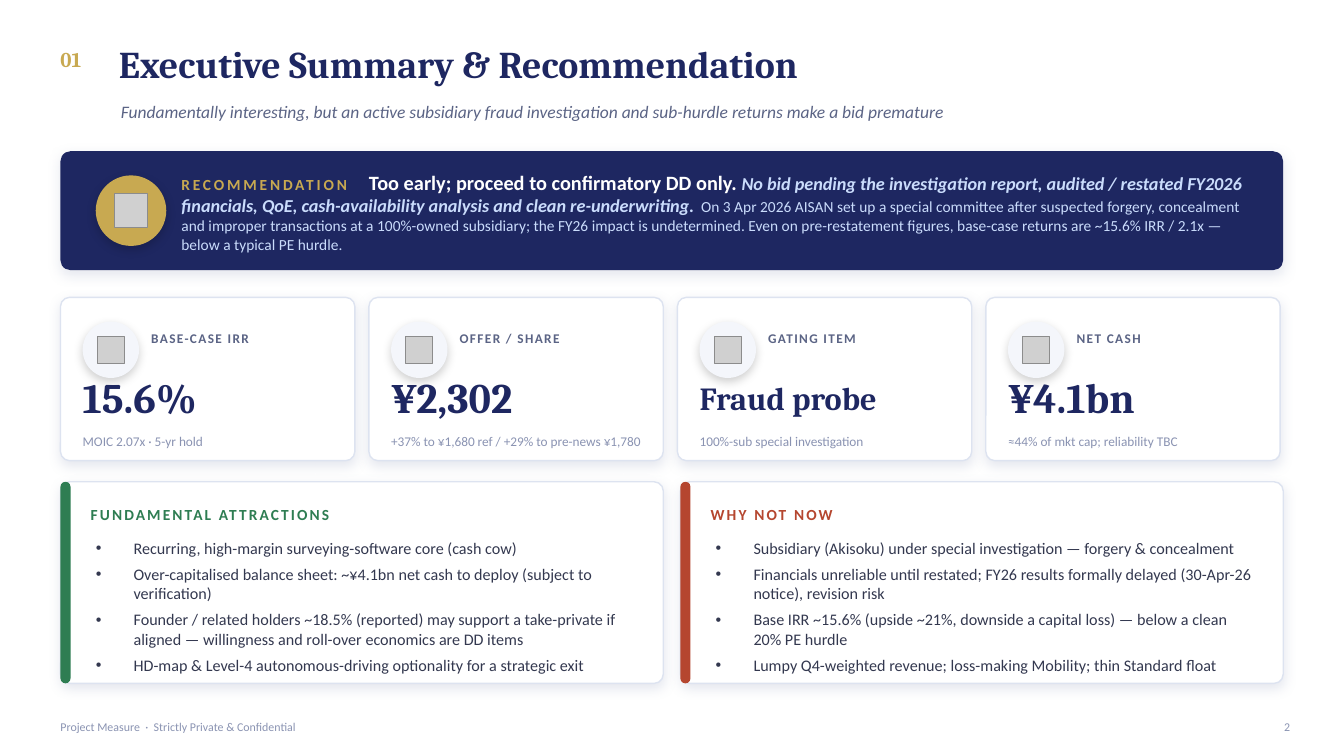
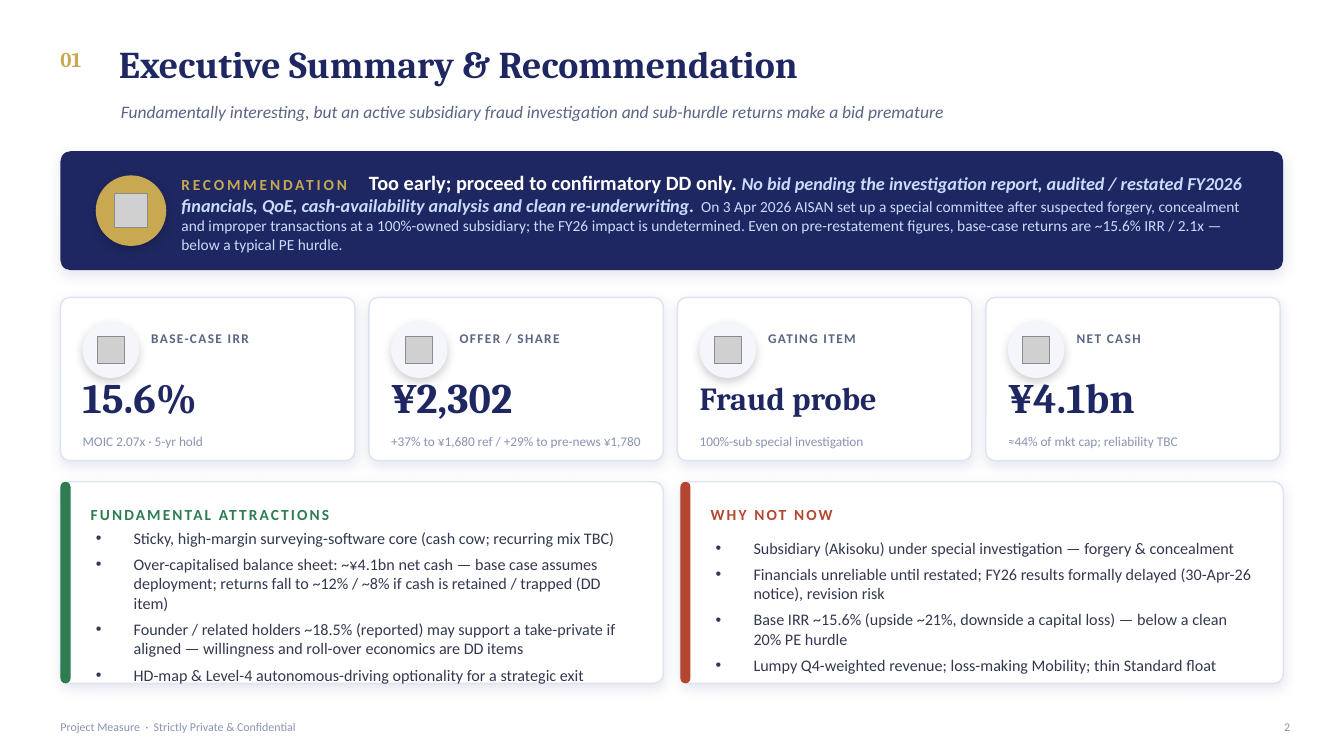
Before and after one commit to ankimo1210/projects, a slide deck: slide 2 of aisan_lbo_case/docs/AISAN_4667_Take_Private_Case_Study.pptx. Drawn at 1344x756 pixels with LibreOffice and Linux fonts; fonts in the diff are those of the drawing; grey boxes stand for pictures. Boxes give left, top, right and bottom in pixels: in the first picture for what was removed or moved away, otherwise in the second. Text is boxed around its words. In the diff, an @@ line names an element or a change of style, - is before the commit and + after.

```diff
--- a/aisan_lbo_case/docs/AISAN_4667_Take_Private_Case_Study.pptx
+++ b/aisan_lbo_case/docs/AISAN_4667_Take_Private_Case_Study.pptx
@@ text at [134, 532, 614, 611]: text changed @@
-• Recurring, high-margin surveying-software core (cash cow)
-• Over-capitalised balance sheet: ~¥4.1bn net cash to deploy (subject to verification)
+• Sticky, high-margin surveying-software core (cash cow; recurring mix TBC)
+• Over-capitalised balance sheet: ~¥4.1bn net cash — base case assumes deployment; returns fall to ~12% / ~8% if cash is retained / trapped (DD item)
```
Also in this commit, not shown: 8 other slides changed, 1 slide added, 4 other files.
